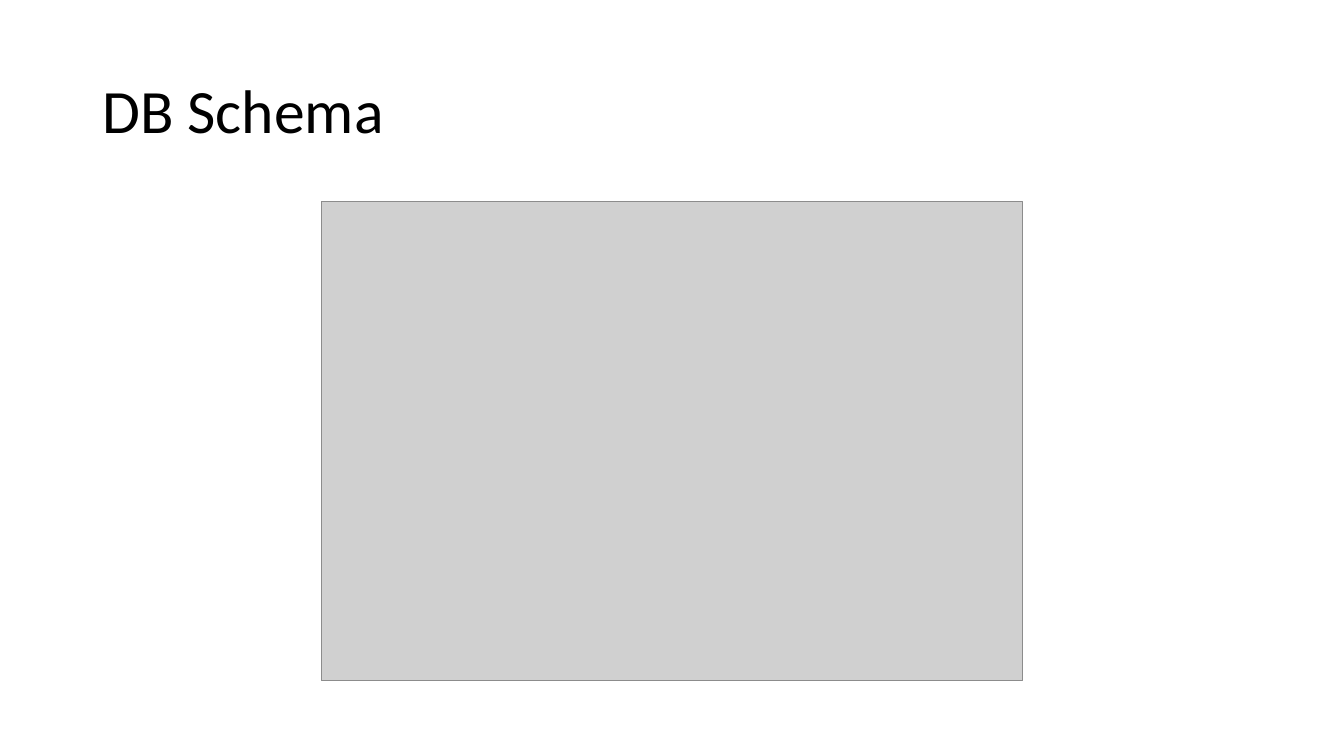
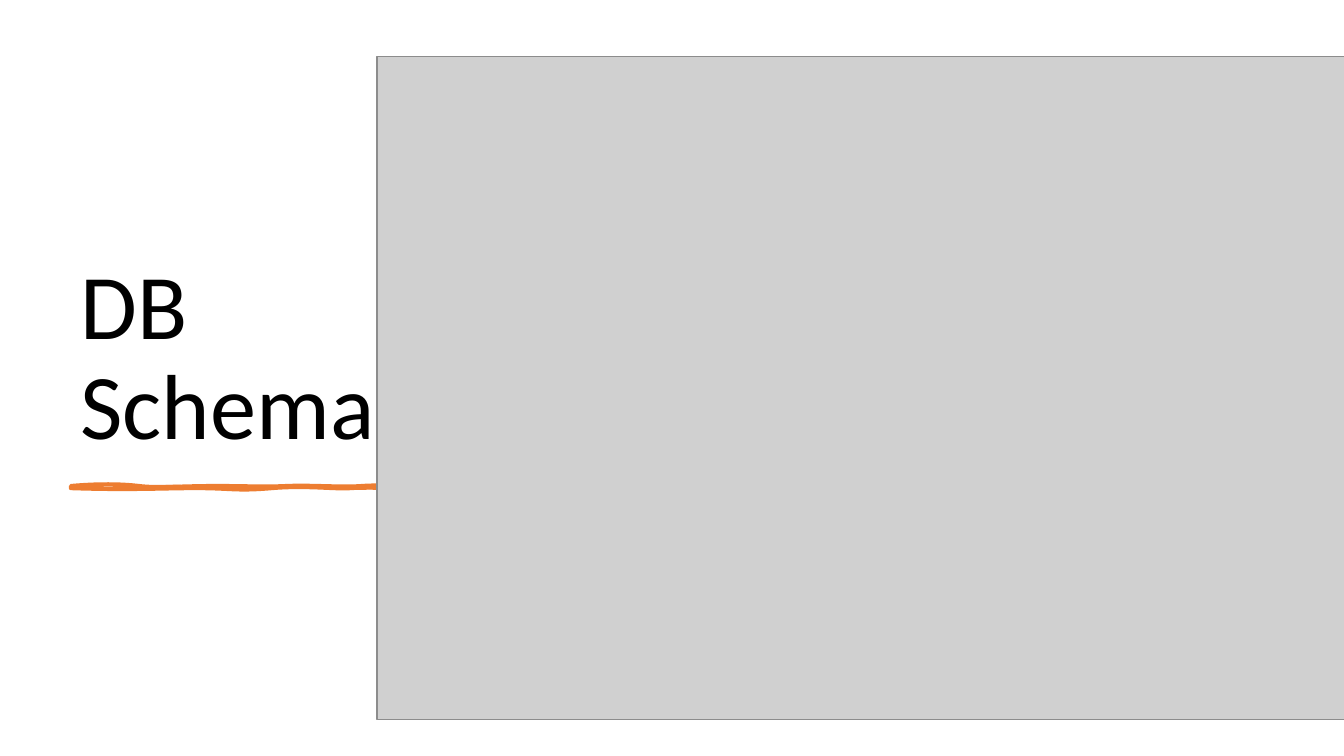
Before and after one commit to vladoiliev02/online-store, a slide deck: slide 3 of presentation.pptx. Drawn at 1344x756 pixels with LibreOffice and Linux fonts; fonts in the diff are those of the drawing; grey boxes stand for pictures. Boxes give left, top, right and bottom in pixels: in the first picture for what was removed or moved away, otherwise in the second. Text is boxed around its words. In the diff, an @@ line names an element or a change of style, - is before the commit and + after.

Commit message:
Style presentation

```diff
--- a/presentation.pptx
+++ b/presentation.pptx
@@ picture: place and size @@
-picture at [322, 202, 1023, 682]
+picture at [377, 56, 1344, 720]
@@ title "DB Schema": place and size @@
-title "DB Schema" at [102, 90, 384, 134]
+title "DB Schema" at [81, 279, 375, 440]
@@ title "DB Schema" at [81, 279, 375, 440]: size 44 to 66 pt; vertical alignment middle to bottom @@
@@ freeform shape added at [71, 486, 430, 488], fill #ED7D31, outline #ED7D31 3 pt @@
```
Also in this commit, not shown: 7 other slides changed.
